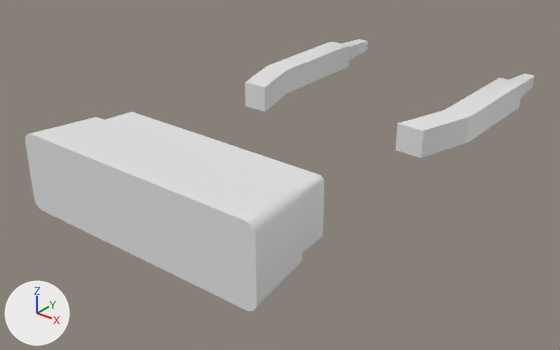
A saved change to the OBJ model cosmodrone/assets/station-parts/generated/freight_frame.obj.
Before and after are seen from a 50 mm camera at (1.57, -2.08, 1.08) aimed at (-0.03, -0.08, -0.16). Every picture has the same lights, and +X, +Y and +Z are marked at lower left. Where no turn or scale is listed for an object, it has been applied to the vertices. Vertices at the same position are counted once.

In view in the first picture: 'Freight_Frame_Cube.003'.
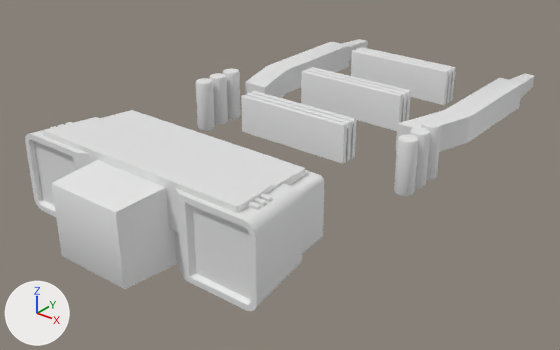
What differs and where, as boxes (x1, y1, x2, y2) in the pictures (560 x 350 px):
part 1 of me_freight_frame_cube_003, added: after (196, 67, 442, 196)
part 2 of me_freight_frame_cube_003, built on: after (25, 110, 305, 311)
part 3 of me_freight_frame_cube_003, added: after (351, 47, 456, 105)

The change in detail:
me_freight_frame_cube_003 is used by ob_freight_frame_cube_003; location (0.0, 0.0, 0.0).
me_freight_frame_cube_003 had 196 vertices, 380 faces and spanned x -0.48..0.48, y -0.82..1.06, z -0.13..0.14.
me_freight_frame_cube_003 now has 1332 vertices, 2572 faces and spans x -0.49..0.49, y -0.97..1.06, z -0.13..0.15.
me_freight_frame_cube_003 part 1: 888 vertices added at x -0.49..0.49, y -0.06..0.38, z -0.1..0.1.
me_freight_frame_cube_003 part 2: 2 vertices moved within x -0.47, y -0.82, z -0.12; 188 vertices added at x -0.46..0.46, y -0.97..-0.46, z -0.13..0.15.
me_freight_frame_cube_003 part 3: 60 vertices added at x -0.23..0.23, y 0.66..0.74, z -0.04..0.1.
